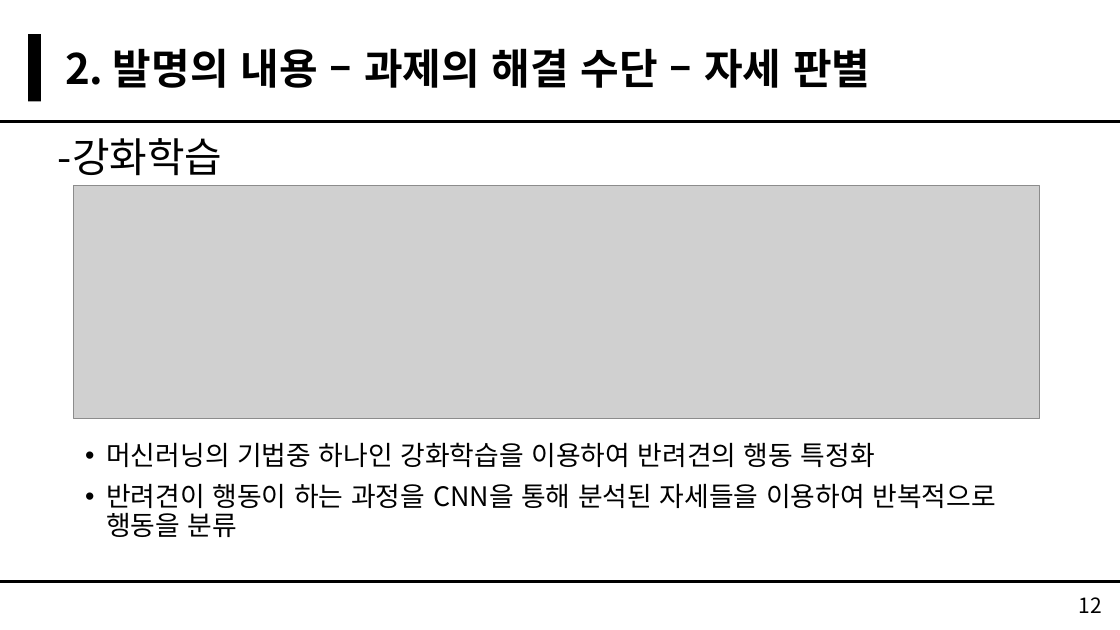
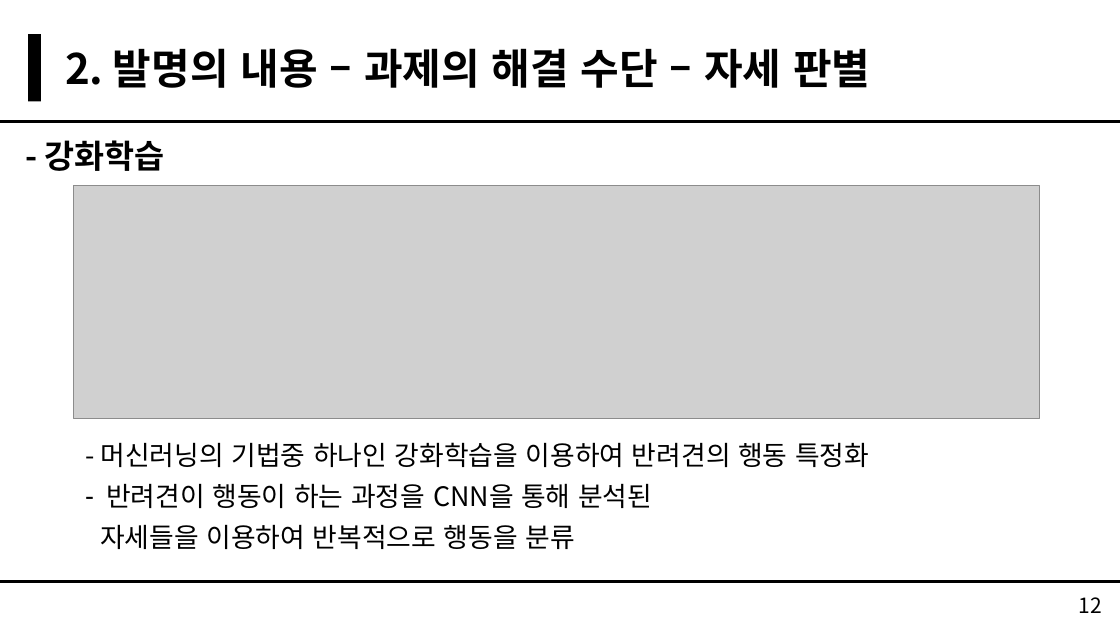
Before and after one commit to greatmanfantasy/GGCS, a slide deck: slide 12 of Report/특허경진대회/특허경진대회 발표 PPT - 개가천선.pptx. Drawn at 1120x630 pixels with LibreOffice and Linux fonts; fonts in the diff are those of the drawing; grey boxes stand for pictures. Boxes give left, top, right and bottom in pixels: in the first picture for what was removed or moved away, otherwise in the second. Text is boxed around its words. In the diff, an @@ line names an element or a change of style, - is before the commit and + after.

```diff
--- a/Report/특허경진대회/특허경진대회 발표 PPT - 개가천선.pptx
+++ b/Report/특허경진대회/특허경진대회 발표 PPT - 개가천선.pptx
@@ text at [45, 140, 165, 171]: text changed; size 35 to 28 pt; bold on @@
--강화학습
+- 강화학습
@@ text at [100, 442, 869, 549]: text changed @@
-• 머신러닝의 기법중 하나인 강화학습을 이용하여 반려견의 행동 특정화
-• 반려견이 행동이 하는 과정을 CNN을 통해 분석된 자세들을 이용하여 반복적으로 행동을 분류
+- 머신러닝의 기법중 하나인 강화학습을 이용하여 반려견의 행동 특정화
+– 반려견이 행동이 하는 과정을 CNN을 통해 분석된
+자세들을 이용하여 반복적으로 행동을 분류
```
Also in this commit, not shown: 3 other slides changed, 3 other files.
